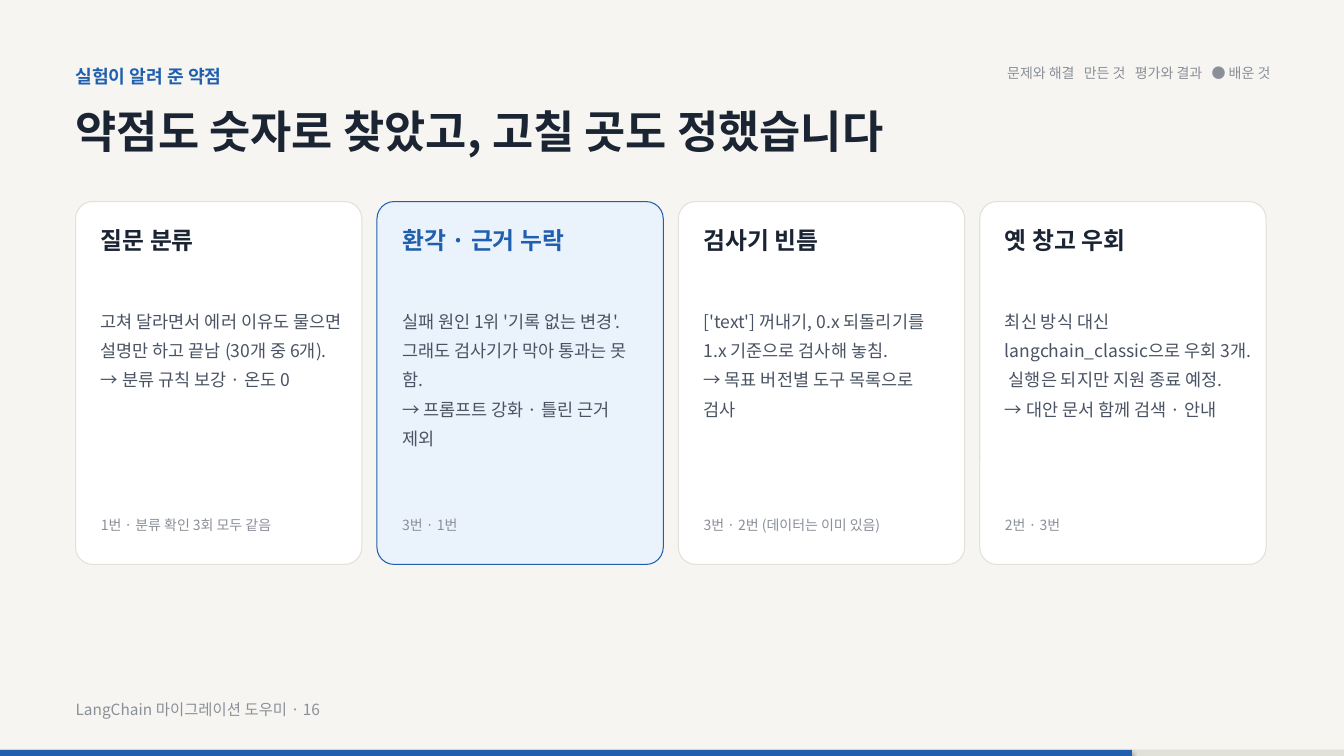
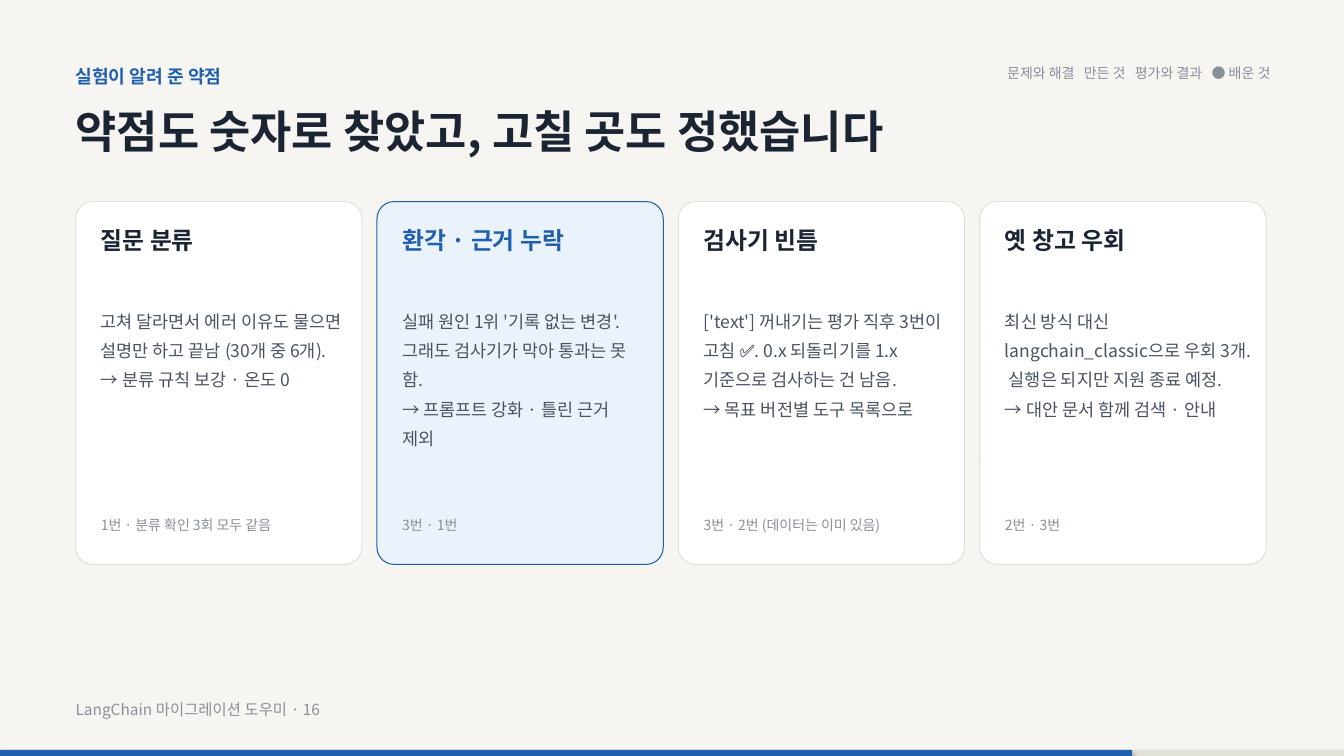
Before and after one commit to SKNETWORKS-FAMILY-AICAMP/SKN35-3rd-4Team, a slide deck: slide 16 of 발표자료/LangChain_마이그레이션_도우미_발표.pptx. Drawn at 1344x756 pixels with LibreOffice and Linux fonts; fonts in the diff are those of the drawing. Boxes give left, top, right and bottom in pixels: in the first picture for what was removed or moved away, otherwise in the second. Text is boxed around its words. In the diff, an @@ line names an element or a change of style, - is before the commit and + after.

Commit message:
docs: 보고서 · 발표자료 · README 최신화 (대화 맥락 유지, 오후 작업 · 트러블슈팅, 검사기 빈틈 수정)

```diff
--- a/발표자료/LangChain_마이그레이션_도우미_발표.pptx
+++ b/발표자료/LangChain_마이그레이션_도우미_발표.pptx
@@ text at (704,313,942,418): text changed @@
-['text'] 꺼내기, 0.x 되돌리기를 1.x 기준으로 검사해 놓침.
-→ 목표 버전별 도구 목록으로 검사
+['text'] 꺼내기는 평가 직후 3번이 고침 ✅. 0.x 되돌리기를 1.x 기준으로 검사하는 건 남음.
+→ 목표 버전별 도구 목록으로
```
Also in this commit, not shown: 3 other slides changed, 12 other files.
